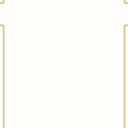
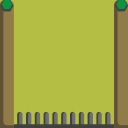
The second 128 × 128 image is a revision of the first. Changes to its layers:
added layer "Calque 90" above "Calque 20" over (0, 0, 128, 128)
hid "Calque 88" over (0, 0, 128, 128)
